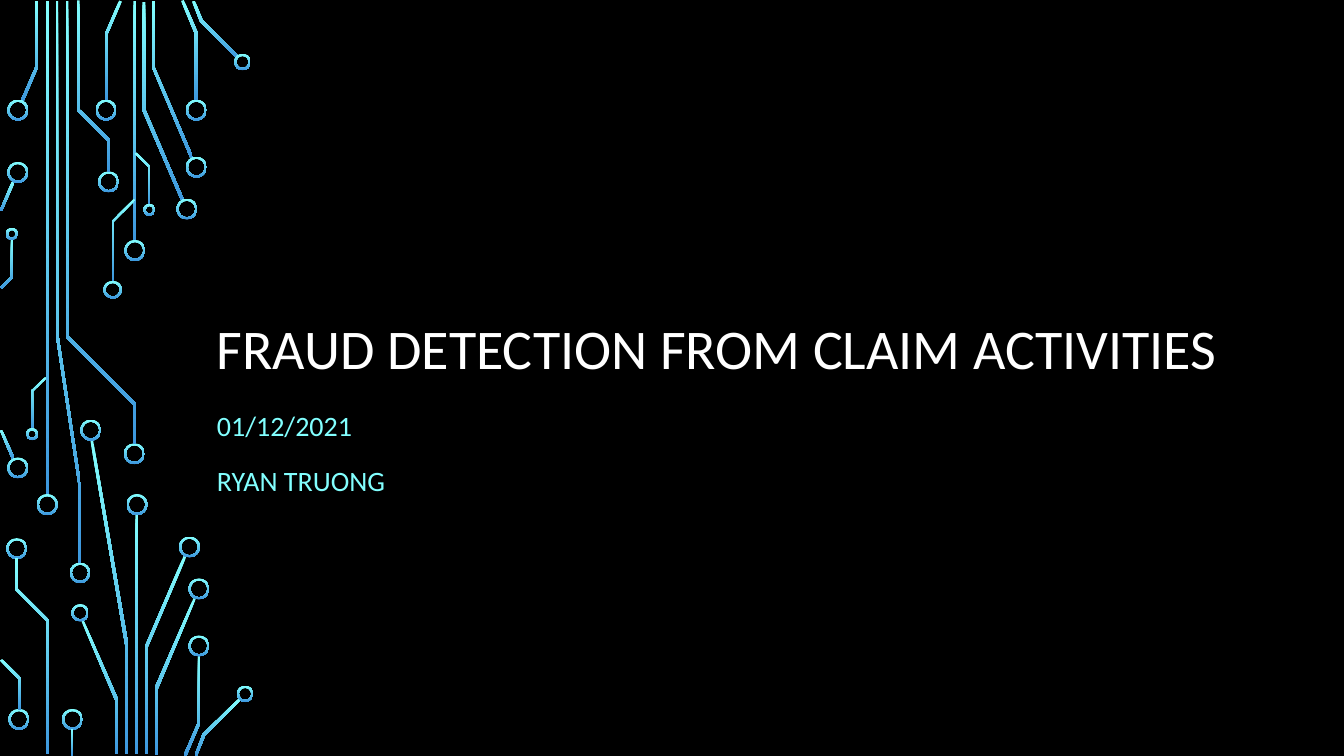
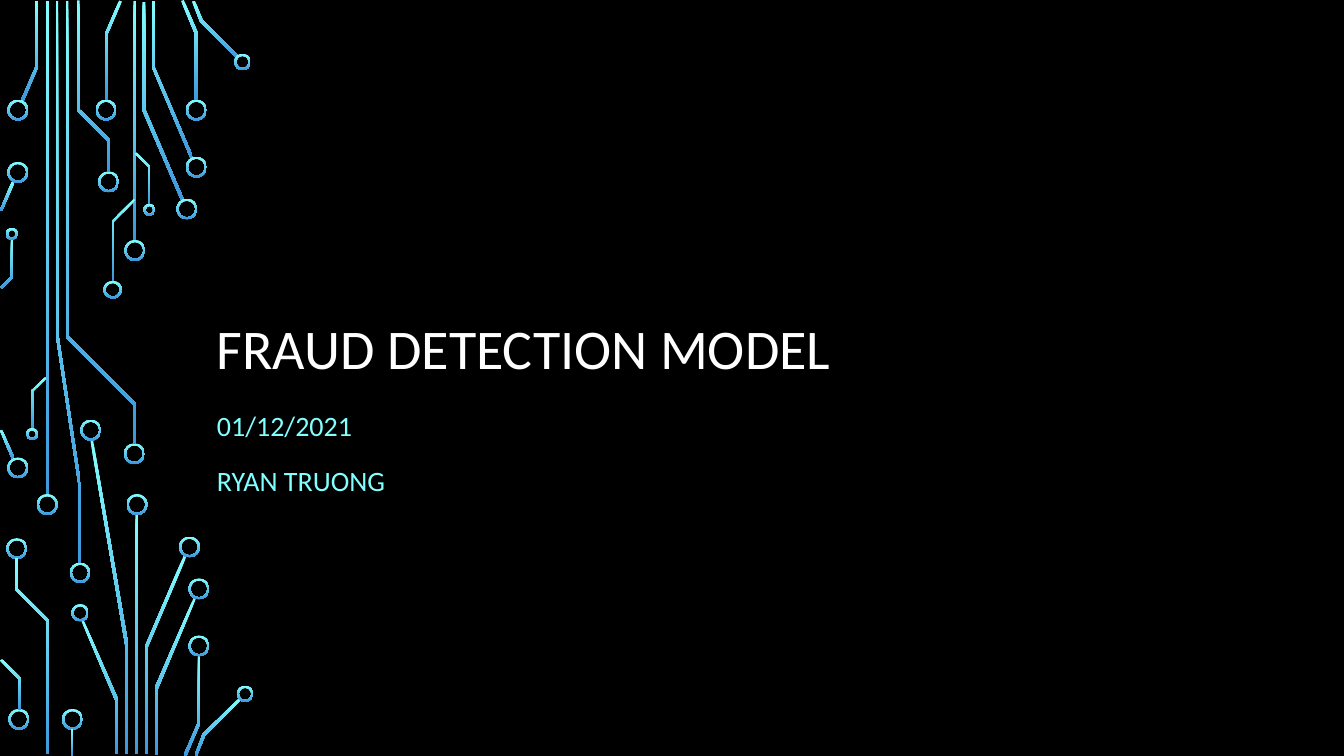
Before and after one commit to tdongnguyen/AT-Test, a slide deck: slide 1 of Presentation.pptx. Drawn at 1344x756 pixels with LibreOffice and Linux fonts; fonts in the diff are those of the drawing; background and template pictures are left out. Boxes give left, top, right and bottom in pixels: in the first picture for what was removed or moved away, otherwise in the second. Text is boxed around its words. In the diff, an @@ line names an element or a change of style, - is before the commit and + after.

```diff
--- a/Presentation.pptx
+++ b/Presentation.pptx
@@ title at (217,332,830,370): text changed @@
-FRAUD DETECTION FROM CLAIM ACTIVITIES
+FRAUD DETECTION MODEL
```
Also in this commit, not shown: 7 other slides changed.
